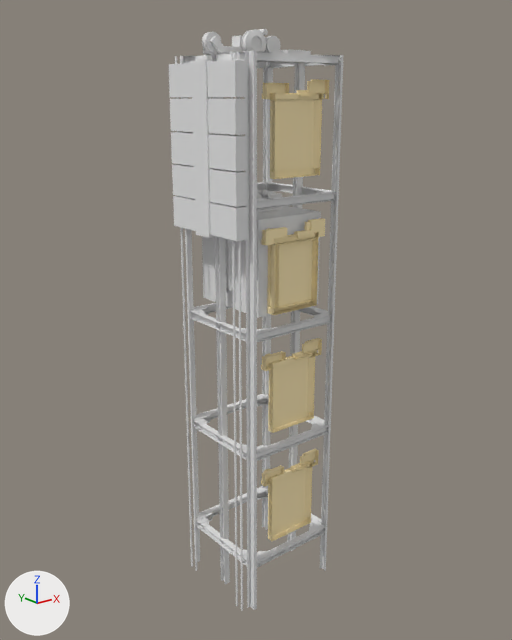
Before and after pictures for a commit that changed the Blender file Assets/Blender Files/World/ElevatorShaft.blend.
The view is the same before and after, from a 50 mm lens placed at (-16.3, -10.6, 8.7), pointed at (3.2, 13.8, -1.1). Every picture has the same lights, and +X, +Y and +Z are marked at lower left.

Objects in the first picture: 'Cube', 'Cube.006', 'Elavator Hall.000', 'Elavator Hall.001', 'Elavator Hall.002', 'Elavator Hall.003', 'Plane'.
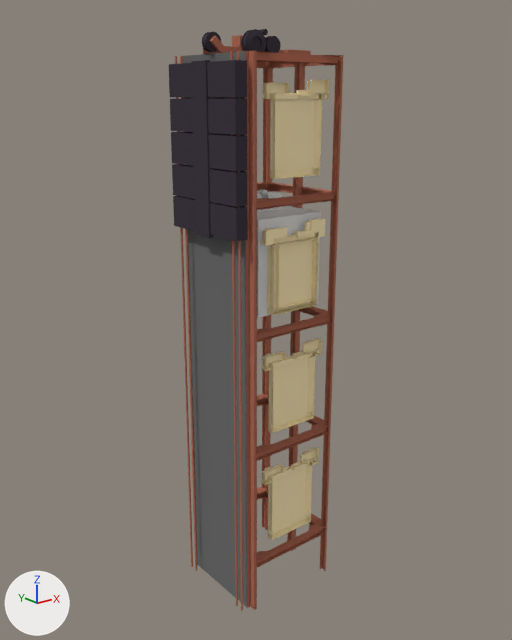
Diff of the bpy script that builds the scene:
```diff
--- a/Assets/Blender Files/World/ElevatorShaft.blend.py
+++ b/Assets/Blender Files/World/ElevatorShaft.blend.py
@@ mat_elevatorshaft @@
 mat_elevatorshaft = diffuse_material('ElevatorShaft')
-mat_elevatorshaft.base_color = (0.8, 0.8, 0.8)  # white #e7e7e7
+mat_elevatorshaft.base_color = (0.448, 0.158, 0.101)  # orange #b36f59
@@ mat_wiremesh @@
+mat_wiremesh = diffuse_material('WireMesh')
+mat_wiremesh.base_color = (0.157, 0.157, 0.157)  # dark grey #6e6e6e
@@ mat_counterweight @@
+mat_counterweight = diffuse_material('CounterWeight')
+mat_counterweight.base_color = (0.0537, 0.0436, 0.0578)  # black #423b44
@@ me_cube_006 @@
 me_cube_006.from_pydata(...)  # 496 vertices, 430 faces; spans x -0.1..3.93, y -2.19..2.35, z -3.43..4.74
-me_cube_006.materials.append(mat_elevatorshaft)  # white #e7e7e7
+me_cube_006.materials.append(mat_counterweight)  # black #423b44
@@ me_plane @@
 me_plane.from_pydata(...)  # 6813 vertices, 3574 faces; spans x -2.8..2.5, y -2.5..2.5, z -12.3..13.3
 # used by ob_plane; location = (3.4, 13.7, -1.98)
 # verts and faces of me_plane; kept vertices keep their numbers, new ones are numbered from 6813
 # before: 5316 (-2.5, 2.2, -12.3) at pixel (195, 562), 5323 (-2.5, 2.2, 12.3) at pixel (180, 56), 5359 (-2.5, -2.2, -12.3) at pixel (247, 607), 5366 (-2.5, -2.2, 12.3) at pixel (244, 50)
+# me_plane part 1
+faces += [(5316, 5323, 5366, 5359)]  # mat_wiremesh (dark grey #6e6e6e), smooth
 me_plane.materials.append(mat_elevatorshaft)
+me_plane.materials.append(mat_wiremesh)  # dark grey #6e6e6e
@@ ob_elavator_hall_003 @@
 ob_elavator_hall_003 = bpy.data.objects.new('Elavator Hall.003', me_id2_005)
-ob_elavator_hall_003.location = (3.4, 11.56, -9.43)
+ob_elavator_hall_003.location = (3.4, 11.56, -9.35)
 _m = ob_elavator_hall_003.modifiers.new('EdgeSplit', 'EDGE_SPLIT')
```

Boxes [x1, y1, x2, y2] around the edits, measured in the pictures (512 x 640 px):
'Plane', recoloured, reshaped
    both: [175, 35, 343, 611]
'Cube.006', recoloured (grey to black)
    both: [169, 29, 281, 241]
'Elavator Hall.003', moved
    before: [261, 449, 319, 541]
    after: [261, 447, 319, 540]
part 1 of me_plane, added
    after: [183, 51, 247, 607]
